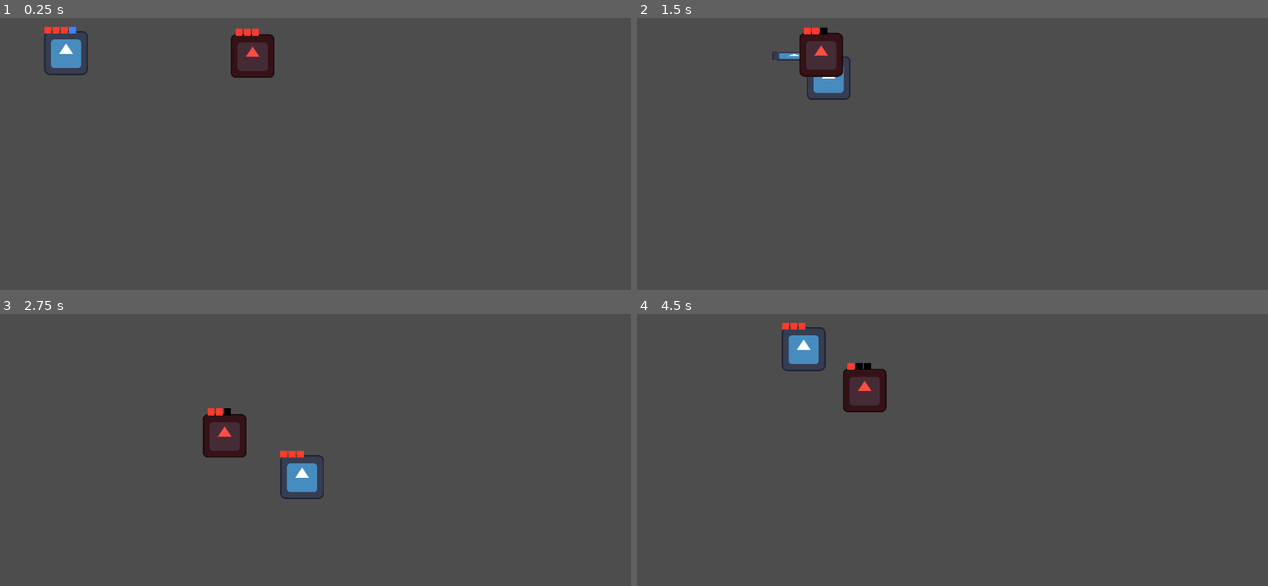
Above: before the commit, frames 1-4 (two rows, left to right).
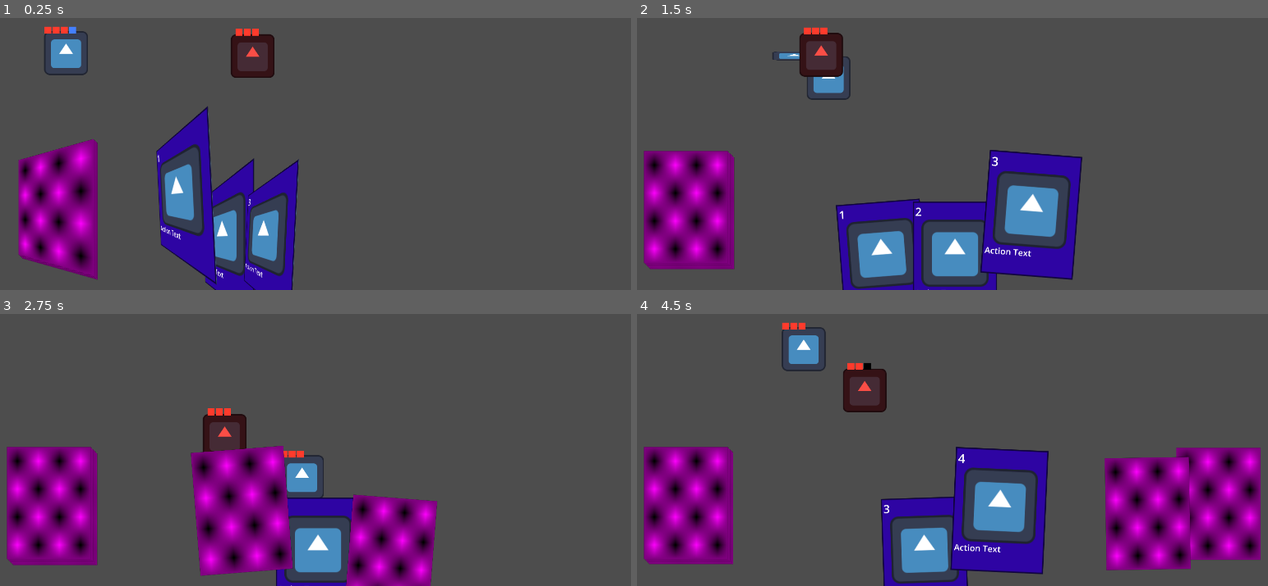
Above: after the commit, the same moments.

Repository: MamaDespik/GGJ-1
Game: Godot game, scene res://test.tscn
The game is run twice, just before and just after one commit, with the same random seed, the same clock (stepped at 60 frames per second) and the same inputs. The engine's default icon, where the game draws it, is replaced by a stand-in: a white triangle on a blue panel in a dark square.
Inputs (mouse positions are in pixels of both pictures, inside the frame that each line leads up to):
- Up to frame 1 (0.25 s): no input
- Up to frame 2 (1.5 s): tap Enter (ui_accept) at 0.5 s; move the mouse to (1097, 86) at 0.52 s; hold D (move_right) 0.53-1.28 s; hold Enter (ui_accept) 0.53-1.28 s; move the mouse to (819, 124) at 1.27 s; hold S (move_down) from 1.28 s (still down); tap Mouse wheel up (change_highlight_left) at 1.35 s
- Up to frame 3 (2.75 s): tap Enter (ui_accept) at 1.52, 1.55, 1.82, 2.3 s; move the mouse to (384, 319) at 2.02 s; release S (move_down) at 2.03 s; hold D (move_right) from 2.03 s (still down); hold Mouse wheel down (change_highlight_right) from 2.03 s (still down)
- Up to frame 4 (4.5 s): move the mouse to (920, 474) at 2.77 s; release D (move_right) at 2.78 s; release Mouse wheel down (change_highlight_right) at 2.78 s; hold W (move_up) 2.78-3.53 s; click (920, 474) at 2.85 s; tap Enter (ui_accept) at 3.02, 3.05, 3.32 s; move the mouse to (1148, 458) at 3.52 s; hold Enter (ui_accept) 3.53-4.28 s; hold A (move_left) from 3.53 s (still down); right-click (1148, 458) at 4.15 s; move the mouse to (756, 346) at 4.27 s; tap Mouse wheel up (change_highlight_left) at 4.35 s

The runs differ from the first frame. In frame 1, 13% of the frame differs, in the area x 2-48%, y 32-100%; in frame 2, 17%; in frame 3, 20%; in frame 4, 25%, in the area x 1-99%, y 17-100%.

Commit message:
Initial Card Use

Diff:
--- /dev/null
+++ b/godovelopment-game-jam-1/Card Actions/card_action.gd
@@ -0,0 +1,9 @@
+extends Node2D
+class_name CardAction
+
+@onready var animation_player: AnimationPlayer = $AnimationPlayer
+
+
+func _ready() -> void:
+	animation_player.play("go")
+	return
--- /dev/null
+++ b/godovelopment-game-jam-1/Card Actions/card_action.tscn
@@ -0,0 +1,141 @@
+[gd_scene load_steps=7 format=3 uid="uid://bixav0r3he737"]
+
+[ext_resource type="Script" uid="uid://cowuj1wbot3ie" path="res://Card Actions/card_action.gd" id="1_5k3cx"]
+[ext_resource type="PackedScene" uid="uid://dnwb2tosqt7sb" path="res://Modules/hit_box.tscn" id="1_jtc3o"]
+[ext_resource type="Texture2D" uid="uid://thnj12t7c3yd" path="res://Assets/icon.svg" id="2_6x3n5"]
+
+[sub_resource type="Animation" id="Animation_6x3n5"]
+resource_name = "go"
+length = 0.5
+tracks/0/type = "value"
+tracks/0/imported = false
+tracks/0/enabled = true
+tracks/0/path = NodePath("Pivot:rotation")
+tracks/0/interp = 2
+tracks/0/loop_wrap = true
+tracks/0/keys = {
+"times": PackedFloat32Array(0, 0.25),
+"transitions": PackedFloat32Array(-2, -2),
+"update": 0,
+"values": [-0.785398, 0.785398]
+}
+tracks/1/type = "value"
+tracks/1/imported = false
+tracks/1/enabled = true
+tracks/1/path = NodePath("Pivot:visible")
+tracks/1/interp = 1
+tracks/1/loop_wrap = true
+tracks/1/keys = {
+"times": PackedFloat32Array(0, 0.26),
+"transitions": PackedFloat32Array(1, 1),
+"update": 1,
+"values": [true, false]
+}
+tracks/2/type = "value"
+tracks/2/imported = false
+tracks/2/enabled = true
+tracks/2/path = NodePath("Pivot/Sprite2D/HitBox:enabled")
+tracks/2/interp = 1
+tracks/2/loop_wrap = true
+tracks/2/keys = {
+"times": PackedFloat32Array(0, 0.26),
+"transitions": PackedFloat32Array(1, 1),
+"update": 1,
+"values": [true, false]
+}
+tracks/3/type = "method"
+tracks/3/imported = false
+tracks/3/enabled = true
+tracks/3/path = NodePath(".")
+tracks/3/interp = 1
+tracks/3/loop_wrap = true
+tracks/3/keys = {
+"times": PackedFloat32Array(0.5),
+"transitions": PackedFloat32Array(1),
+"values": [{
+"args": [],
+"method": &"queue_free"
+}]
+}
+
+[sub_resource type="Animation" id="Animation_4vyvi"]
+length = 0.001
+tracks/0/type = "value"
+tracks/0/imported = false
+tracks/0/enabled = true
+tracks/0/path = NodePath("Pivot:rotation")
+tracks/0/interp = 1
+tracks/0/loop_wrap = true
+tracks/0/keys = {
+"times": PackedFloat32Array(0),
+"transitions": PackedFloat32Array(1),
+"update": 0,
+"values": [-0.785398]
+}
+tracks/1/type = "value"
+tracks/1/imported = false
+tracks/1/enabled = true
+tracks/1/path = NodePath("Pivot:visible")
+tracks/1/interp = 1
+tracks/1/loop_wrap = true
+tracks/1/keys = {
+"times": PackedFloat32Array(0),
+"transitions": PackedFloat32Array(1),
+"update": 1,
+"values": [true]
+}
+tracks/2/type = "value"
+tracks/2/imported = false
+tracks/2/enabled = true
+tracks/2/path = NodePath("Pivot/Sprite2D/HitBox:enabled")
+tracks/2/interp = 1
+tracks/2/loop_wrap = true
+tracks/2/keys = {
+"times": PackedFloat32Array(0),
+"transitions": PackedFloat32Array(1),
+"update": 1,
+"values": [true]
+}
+tracks/3/type = "value"
+tracks/3/imported = false
+tracks/3/enabled = true
+tracks/3/path = NodePath("Placeholder:visible")
+tracks/3/interp = 1
+tracks/3/loop_wrap = true
+tracks/3/keys = {
+"times": PackedFloat32Array(0),
+"transitions": PackedFloat32Array(1),
+"update": 1,
+"values": [false]
+}
+
+[sub_resource type="AnimationLibrary" id="AnimationLibrary_etf7l"]
+_data = {
+&"RESET": SubResource("Animation_4vyvi"),
+&"go": SubResource("Animation_6x3n5")
+}
+
+[node name="CardAction" type="Node2D"]
+script = ExtResource("1_5k3cx")
+
+[node name="Placeholder" type="Sprite2D" parent="."]
+visible = false
+texture = ExtResource("2_6x3n5")
+
+[node name="Pivot" type="Node2D" parent="."]
+rotation = -0.785398
+
+[node name="Sprite2D" type="Sprite2D" parent="Pivot"]
+position = Vector2(140, 1)
+scale = Vector2(1, 0.273438)
+texture = ExtResource("2_6x3n5")
+
+[node name="HitBox" parent="Pivot/Sprite2D" instance=ExtResource("1_jtc3o")]
+hitbox_type = "Player"
+damage = 1
+enabled = true
+
+[node name="AnimationPlayer" type="AnimationPlayer" parent="."]
+libraries = {
+&"": SubResource("AnimationLibrary_etf7l")
+}
--- a/godovelopment-game-jam-1/Cards/Card.tscn
+++ b/godovelopment-game-jam-1/Cards/Card.tscn
@@ -1,8 +1,9 @@
-[gd_scene load_steps=9 format=3 uid="uid://cb2547m4s54t2"]
+[gd_scene load_steps=10 format=3 uid="uid://cb2547m4s54t2"]
 
 [ext_resource type="Script" uid="uid://dhd6jwyvscbs1" path="res://Cards/card.gd" id="1_470ht"]
 [ext_resource type="Texture2D" uid="uid://thnj12t7c3yd" path="res://Assets/icon.svg" id="2_wsk7e"]
 [ext_resource type="PackedScene" uid="uid://dc5awr60mathl" path="res://Cards/card_front.tscn" id="3_trd61"]
+[ext_resource type="PackedScene" uid="uid://bixav0r3he737" path="res://Card Actions/card_action.tscn" id="3_wqwah"]
 
 [sub_resource type="ViewportTexture" id="ViewportTexture_37kl0"]
 viewport_path = NodePath("CardSprite/CardModelViewport")
@@ -25,6 +26,7 @@
 card_title = "Base Card"
 card_image = ExtResource("2_wsk7e")
 card_text = "Action Text"
+card_action_scene = ExtResource("3_wqwah")
 
 [node name="CardSprite" type="Sprite2D" parent="."]
 position = Vector2(0, -163)
--- a/godovelopment-game-jam-1/Cards/CardsContainer.tscn
+++ b/godovelopment-game-jam-1/Cards/CardsContainer.tscn
@@ -4,7 +4,7 @@
 [ext_resource type="Script" uid="uid://certvh83frrd1" path="res://Cards/cards_container.gd" id="1_pb388"]
 [ext_resource type="PackedScene" uid="uid://dfbubca2bprgq" path="res://Cards/hand.tscn" id="2_5ohjb"]
 
-[node name="Control" type="Node2D"]
+[node name="CardsContainer" type="Node2D"]
 script = ExtResource("1_pb388")
 
 [node name="DrawPile" parent="." instance=ExtResource("1_5ohjb")]
--- a/godovelopment-game-jam-1/Cards/card.gd
+++ b/godovelopment-game-jam-1/Cards/card.gd
@@ -4,6 +4,7 @@
 @export var card_title:String
 @export var card_image:Texture
 @export var card_text:String
+@export var card_action_scene:PackedScene
 
 var is_face_up:bool = true
 var is_highlighted:bool = false
@@ -11,12 +12,14 @@
 var target_angle:float = 0
 var initial_card_height:float
 var highlighted_height_adjustment:float = -100
+var player:Player
 
 @onready var card_sprite: Sprite2D = $CardSprite
 @onready var card_model = $CardSprite/CardModelViewport/CardModel
 @onready var card_front = %CardFront
 
 signal used(card:Card)
+signal discarded(card:Card)
 
 func _ready():
 	card_front.title_label.text = card_title
@@ -51,7 +54,7 @@
 
 func discard():
 	dehighlight()
-	used.emit(self)
+	discarded.emit(self)
 	return
 
 func highlight():
--- a/godovelopment-game-jam-1/Cards/card_pile.gd
+++ b/godovelopment-game-jam-1/Cards/card_pile.gd
@@ -3,6 +3,11 @@
 
 var cards:Array[Card]
 var offset:int = 3
+
+func _ready() -> void:
+	for card:Card in get_children():
+		cards.append(card)
+	return
 
 func draw() -> Card:
 	var drawn_card:Card = cards.pop_front()
--- a/godovelopment-game-jam-1/Cards/cards_container.gd
+++ b/godovelopment-game-jam-1/Cards/cards_container.gd
@@ -1,5 +1,7 @@
 extends Node2D
 class_name CardsContainer
+
+@export var player:Player
 
 var count:int = 1 #DEBUG
 var hand_empty:bool = false
@@ -16,6 +18,7 @@
 		count += 1
 		new_card.position = draw_pile.position
 		draw_pile.add_card(new_card)
+		new_card.used.connect(_on_card_used)
 	for i in hand.hand_size:
 		hand.add_card(draw_pile.draw())
 	hand.card_removed.connect(_on_hand_card_removed)
@@ -64,3 +67,8 @@
 	for i in hand.hand_size:
 		tween.tween_callback(draw_new_card).set_delay(.1)
 	return
+
+func _on_card_used(card:Card):
+	var card_action:CardAction = card.card_action_scene.instantiate()
+	player.card_actions.add_child(card_action)
+	return
--- a/godovelopment-game-jam-1/Cards/hand.gd
+++ b/godovelopment-game-jam-1/Cards/hand.gd
@@ -40,6 +40,7 @@
 func add_card(card:Card):
 	cards.append(card)
 	card.used.connect(_on_card_removed)
+	card.discarded.connect(_on_card_removed)
 	update_hand()
 	return
 
@@ -47,6 +48,7 @@
 	if cards.has(card):
 		cards.erase(card)
 		card.used.disconnect(_on_card_removed)
+		card.discarded.disconnect(_on_card_removed)
 	if get_children().has(card):
 		remove_child(card)
 	card_removed.emit(card)
--- a/godovelopment-game-jam-1/Enemy/enemy.gd
+++ b/godovelopment-game-jam-1/Enemy/enemy.gd
@@ -24,7 +24,3 @@
 func _physics_process(delta: float) -> void:
 	state_machine.process_physics(delta)
 	return
-
-func _input(event):
-	state_machine.process_input(event)
-	return
--- a/godovelopment-game-jam-1/Enemy/enemy.tscn
+++ b/godovelopment-game-jam-1/Enemy/enemy.tscn
@@ -185,7 +185,10 @@
 texture = ExtResource("1_px1sc")
 
 [node name="HealthModule" parent="." instance=ExtResource("2_eqilm")]
-position = Vector2(-50, -80)
+offset_left = -50.0
+offset_top = -80.0
+offset_right = -50.0
+offset_bottom = -80.0
 
 [node name="HurtBox" parent="." instance=ExtResource("4_ncf7h")]
 visible = false
--- a/godovelopment-game-jam-1/Modules/hit_box.gd
+++ b/godovelopment-game-jam-1/Modules/hit_box.gd
@@ -23,8 +23,3 @@
 			area_2d.collision_layer = 32 #a player hitbox
 	enabled = enabled
 	return
-
-func _input(event: InputEvent) -> void:
-	if event.is_action_pressed("ui_accept"): #DEBUG
-		id = randi()
-	return
--- a/godovelopment-game-jam-1/Player/player.gd
+++ b/godovelopment-game-jam-1/Player/player.gd
@@ -2,6 +2,8 @@
 class_name Player
 
 @export var movement : PlayerMovementData
+
+var direction:int
 
 @onready var sprite_2d: Sprite2D = $Sprite2D
 @onready var state_machine: StateMachine = $StateMachine
@@ -10,8 +12,7 @@
 @onready var health_module: HealthModule = $HealthModule
 @onready var hurt_box: HurtBox = $HurtBox
 @onready var shield_module: ShieldModule = $HealthModule/ShieldModule
-
-var direction = -1
+@onready var card_actions: Node2D = $CardActions
 
 func _ready():
 	state_machine.init(self)
@@ -43,16 +44,10 @@
 	velocity.y = move_toward(velocity.y, movement.speed * input.y, movement.acceleration * delta)
 	return
 
-func update_animations(input_axis):
-	if input_axis != 0:
-		sprite_2d.flip_h = (input_axis > 0)
-	return
-
 func start_animation(animation:String):
 	animation_player.play(animation)
 	return
 
-
 func _on_animation_player_current_animation_changed(_animation_name: String) -> void:
 	#print("Animation Started: ", animation_name)
 	return
--- a/godovelopment-game-jam-1/Player/player.tscn
+++ b/godovelopment-game-jam-1/Player/player.tscn
@@ -6,7 +6,6 @@
 [ext_resource type="PackedScene" uid="uid://cp15t5spntif" path="res://Modules/shield_module.tscn" id="4_apopc"]
 [ext_resource type="PackedScene" uid="uid://ccg26bgjvfxse" path="res://Modules/health_module.tscn" id="4_od3ui"]
 [ext_resource type="PackedScene" uid="uid://bvgf768latsby" path="res://Modules/hurt_box.tscn" id="5_00tjw"]
-[ext_resource type="PackedScene" uid="uid://dnwb2tosqt7sb" path="res://Modules/hit_box.tscn" id="6_x3vf3"]
 [ext_resource type="PackedScene" uid="uid://of34ornvyat4" path="res://StateMachine/state_machine.tscn" id="7_o2wf0"]
 [ext_resource type="PackedScene" uid="uid://d2j5ajyhwefl0" path="res://StateMachine/PlayerStates/idle_player_state.tscn" id="8_s28x5"]
 [ext_resource type="PackedScene" uid="uid://eb32dl45t2pd" path="res://StateMachine/PlayerStates/walking_player_state.tscn" id="9_40r42"]
@@ -27,21 +26,17 @@
 [sub_resource type="Animation" id="Animation_apopc"]
 resource_name = "walk_down"
 
-[sub_resource type="Animation" id="Animation_5htga"]
-resource_name = "walk_left"
+[sub_resource type="Animation" id="Animation_x3vf3"]
+resource_name = "walk_up"
 
 [sub_resource type="Animation" id="Animation_p5o4e"]
 resource_name = "walk_right"
-
-[sub_resource type="Animation" id="Animation_x3vf3"]
-resource_name = "walk_up"
 
 [sub_resource type="AnimationLibrary" id="AnimationLibrary_x3vf3"]
 _data = {
 &"idle": SubResource("Animation_vtle1"),
 &"walk_down": SubResource("Animation_apopc"),
-&"walk_left": SubResource("Animation_5htga"),
-&"walk_right": SubResource("Animation_p5o4e"),
+&"walk_sideways": SubResource("Animation_p5o4e"),
 &"walk_up": SubResource("Animation_x3vf3")
 }
 
@@ -52,6 +47,8 @@
 floor_snap_length = 16.0
 script = ExtResource("1_jrvh6")
 movement = SubResource("Resource_d6c5j")
+
+[node name="CardActions" type="Node2D" parent="."]
 
 [node name="Sprite2D" type="Sprite2D" parent="."]
 texture = ExtResource("3_fhl08")
@@ -74,12 +71,6 @@
 visible = false
 hurtbox_type = "Player"
 
-[node name="HitBox" parent="." instance=ExtResource("6_x3vf3")]
-position = Vector2(63, 0)
-hitbox_type = "Player"
-damage = 1
-enabled = true
-
 [node name="StateMachine" parent="." node_paths=PackedStringArray("starting_state") instance=ExtResource("7_o2wf0")]
 starting_state = NodePath("IdlePlayerMovementState")
 
--- a/godovelopment-game-jam-1/StateMachine/PlayerStates/idle_player_state.gd
+++ b/godovelopment-game-jam-1/StateMachine/PlayerStates/idle_player_state.gd
@@ -21,7 +21,3 @@
 		Input.get_axis("move_up", "move_down") != 0:
 		return walking_player_state
 	return
-
-func process_input(_event: InputEvent) -> State:
-	#handle using a card
-	return
--- a/godovelopment-game-jam-1/StateMachine/PlayerStates/walking_player_state.gd
+++ b/godovelopment-game-jam-1/StateMachine/PlayerStates/walking_player_state.gd
@@ -19,17 +19,23 @@
 	player_parent.handle_acceleration(input_axis_h, input_axis_v, delta)
 
 	if input_axis_h > 0:
-		if abs(input_axis_h) > abs(input_axis_v):
-			player_parent.start_animation("walk_right")
+		if abs(input_axis_h) > abs(input_axis_v): #right
+			player_parent.start_animation("walk_sideways")
+			player_parent.direction = 1
+			player_parent.card_actions.rotation = 0
 	if input_axis_h < 0:
-		if abs(input_axis_h) > abs(input_axis_v):
-			player_parent.start_animation("walk_left")
+		if abs(input_axis_h) > abs(input_axis_v): #left
+			player_parent.start_animation("walk_sideways")
+			player_parent.direction = -1
+			player_parent.card_actions.rotation = 180
 	if input_axis_v > 0:
 		if abs(input_axis_v) > abs(input_axis_h):
 			player_parent.start_animation("walk_down")
+			player_parent.card_actions.rotation = 90
 	if input_axis_v < 0:
 		if abs(input_axis_v) > abs(input_axis_h):
 			player_parent.start_animation("walk_up")
+			player_parent.card_actions.rotation = -90
 
 	player_parent.move_and_slide()
 
@@ -38,6 +44,6 @@
 
 	return
 
-func process_input(_event: InputEvent) -> State:
-	#handle using a card
-	return
+#func process_input(_event: InputEvent) -> State:
+	##handle using a card
+	#return
--- a/godovelopment-game-jam-1/test.tscn
+++ b/godovelopment-game-jam-1/test.tscn
@@ -1,7 +1,8 @@
-[gd_scene load_steps=3 format=3 uid="uid://dyupaeui5haxq"]
+[gd_scene load_steps=4 format=3 uid="uid://dyupaeui5haxq"]
 
 [ext_resource type="PackedScene" uid="uid://cnphch8ulvp8p" path="res://Player/player.tscn" id="1_8uh7m"]
 [ext_resource type="PackedScene" uid="uid://lpe80gxols1a" path="res://Enemy/enemy.tscn" id="2_6uqi0"]
+[ext_resource type="PackedScene" uid="uid://qtxlhtingap8" path="res://Cards/CardsContainer.tscn" id="3_6uqi0"]
 
 [node name="test" type="Node2D"]
 
@@ -12,3 +13,6 @@
 position = Vector2(844, 396)
 sight_range = 1000.0
 player = NodePath("../Player")
+
+[node name="CardsContainer" parent="." node_paths=PackedStringArray("player") instance=ExtResource("3_6uqi0")]
+player = NodePath("../Player")
Not shown, added: godovelopment-game-jam-1/Card Actions/card_action.gd.uid
Not shown: 1 places in godovelopment-game-jam-1/Player/player.tscn that only renumber resources
Not shown, changed: TODO.txt
